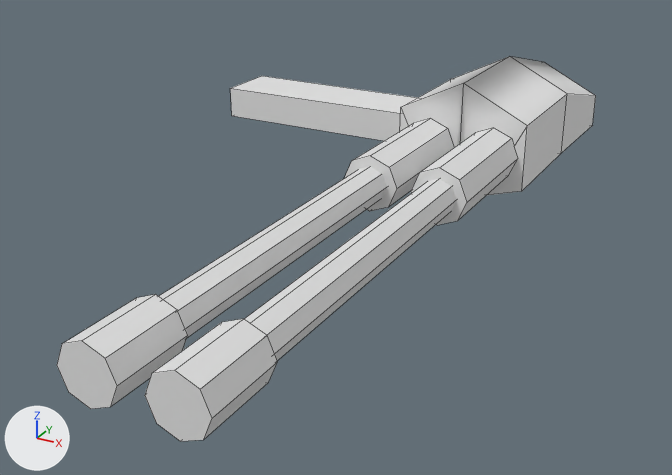
The OBJ model models/weapons/nailgun.obj: old version first, new version second.
The view is the same before and after, from a 50 mm camera at (0.48, -1.359, 0.439) aimed at (-0.11, -0.286, -0.097). The axes (+X, +Y, +Z) are drawn at lower left. The lights are the same throughout. Mesh edges are drawn as thin lines. Where no turn or scale is listed for an object, it has been applied to the vertices.

Objects in the first picture: 'BarrelL', 'BarrelR', 'Body', 'Magazine'.
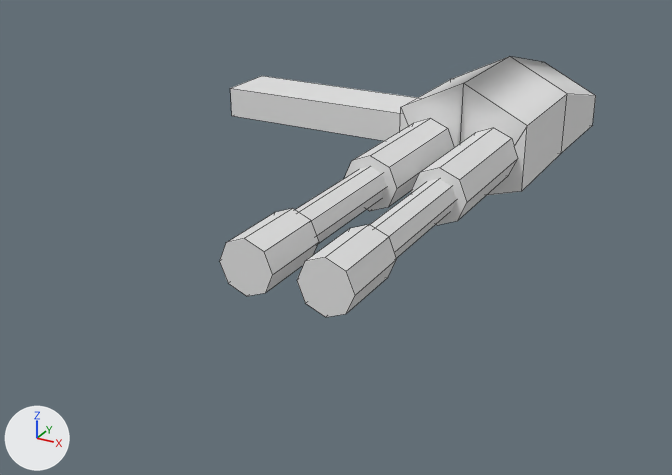
Changed parts and their boxes [x1, y1, x2, y2] in the pictures (672 x 475 px):
'BarrelL', mesh moved: before [145, 179, 456, 441]; after [297, 179, 456, 317]
'BarrelR', mesh moved: before [57, 166, 387, 409]; after [220, 166, 387, 296]

What changed in the scene script:
```text
Change me_barrell:
    where me_barrell.from_pydata(...)  # 32 vertices, 20 faces; spans x 0.015..0.085, y -0.85..-0.25, z -0.035..0.035
    used by ob_barrell; location = (0.0, 0.0, 0.0)
    me_barrell part 1: the whole mesh is moved by (0.0, 0.25, 0.0)
Change me_barrelr:
    where me_barrelr.from_pydata(...)  # 32 vertices, 20 faces; spans x -0.085..-0.015, y -0.85..-0.25, z -0.035..0.035
    used by ob_barrelr; location = (0.0, 0.0, 0.0)
    me_barrelr part 2: the whole mesh is moved by (0.0, 0.25, 0.0)
```
